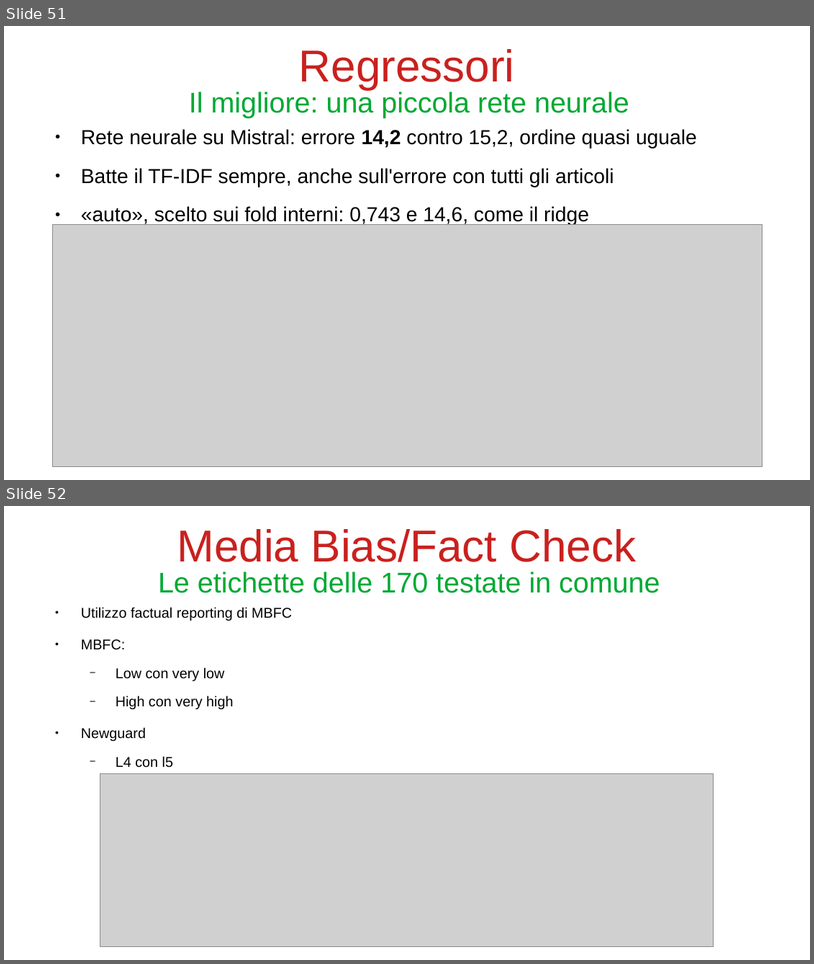
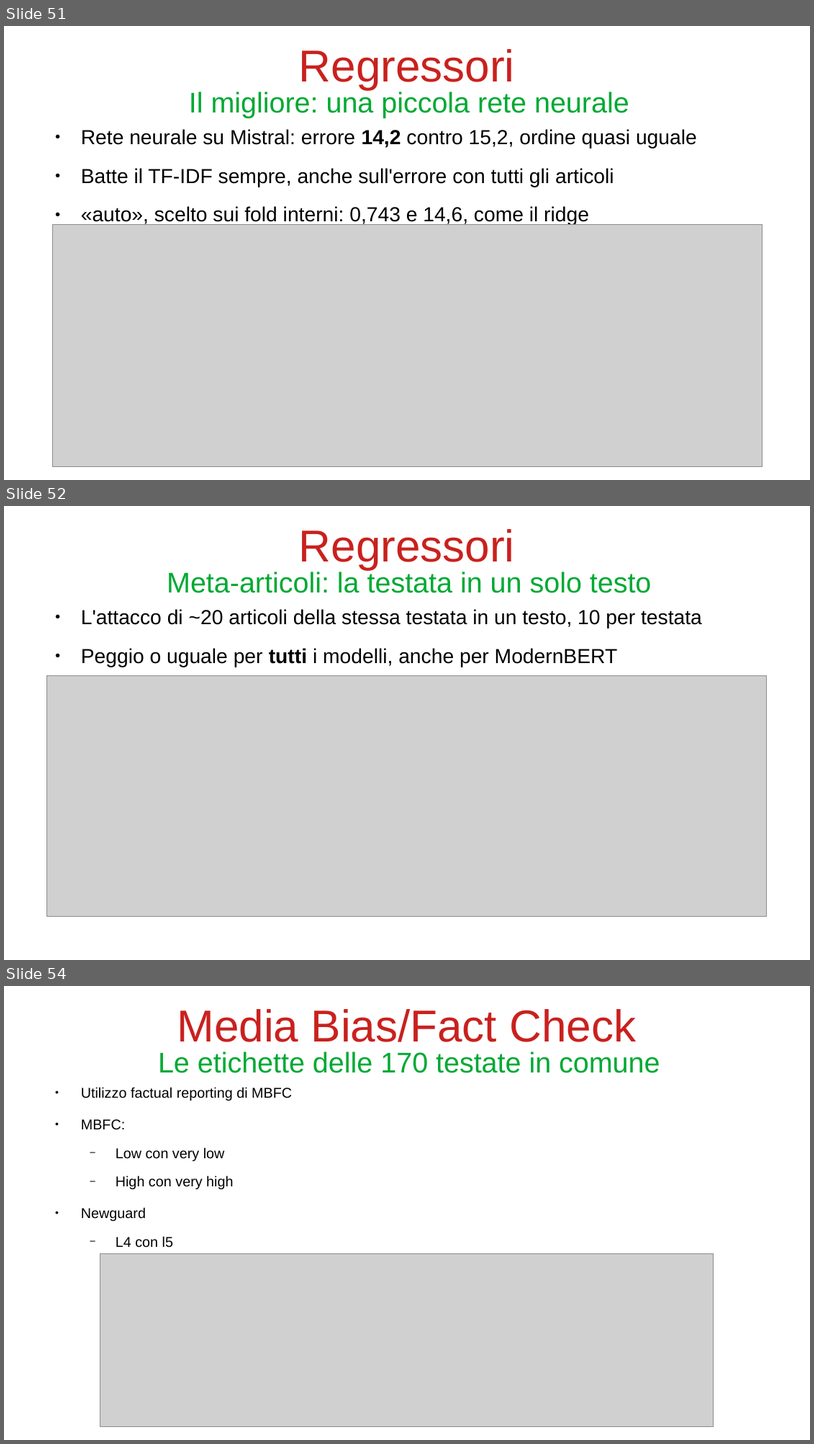
Before and after one commit to bianchi-john/PublisherClassification, a slide deck: Presentazioni/Stato finale/FinalState.odp. Shown one above the other, each under a label of ours: slides 51 and 52 before the commit, slides 51, 52 and 54 after it; the slides between them are not shown. The pictures are 814x964 and 814x1444 pixels, drawn with LibreOffice and Linux fonts; fonts in the diff are those of the drawing; grey boxes stand for pictures. Boxes give left, top, right and bottom in pixels: in the first picture for what was removed or moved away, otherwise in the second. Text is boxed around its words. In the diff, an @@ line names an element or a change of style, - is before the commit and + after.

```diff
--- a/Presentazioni/Stato finale/FinalState.odp
+++ b/Presentazioni/Stato finale/FinalState.odp
@@ slide 52 added at (4, 506, 810, 960), background #FFFFFF @@
@@ title added at (299, 529, 515, 569), 44 pt, text #C9211E @@
+Regressori
@@ title added at (167, 570, 652, 593), 28 pt, text #00A933 @@
+Meta-articoli: la testata in un solo testo
@@ text added at (81, 609, 702, 667), 20 pt, text #000000 @@
+● L'attacco di ~20 articoli della stessa testata in un testo, 10 per testata
+● Peggio o uguale per tutti i modelli, anche per ModernBERT
@@ picture added at (47, 676, 767, 916) @@
@@ what was slide 52 is now slide 54 @@
```
Also in this commit, not shown: 1 other slide added, 9 other files.
